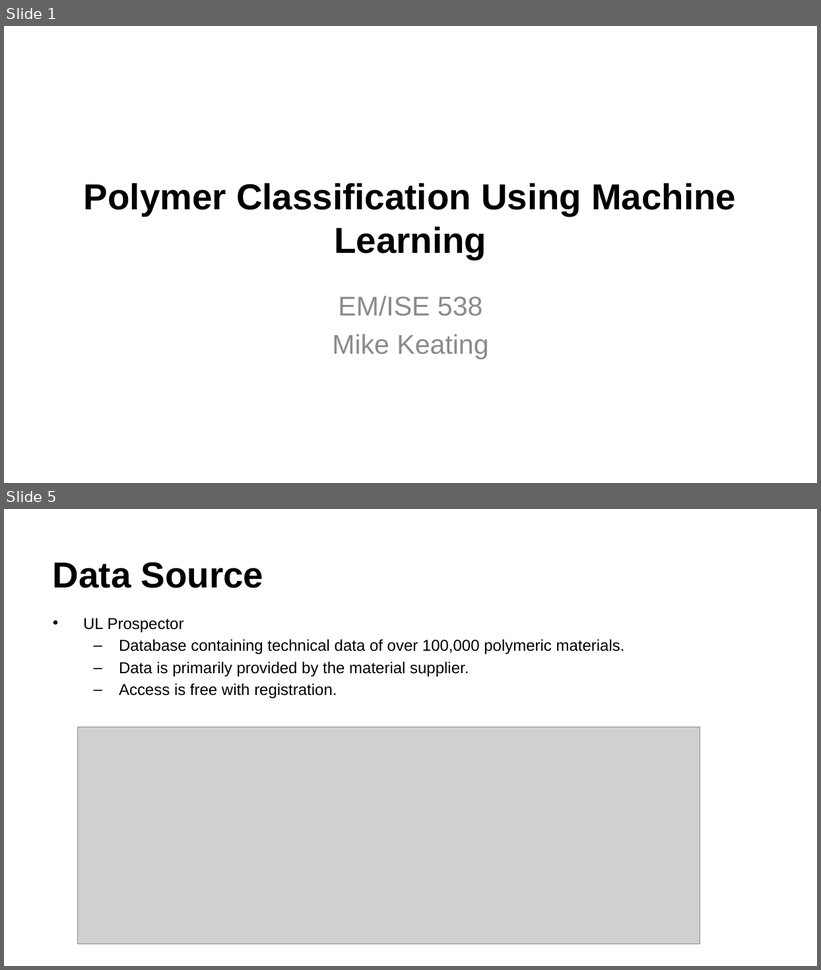
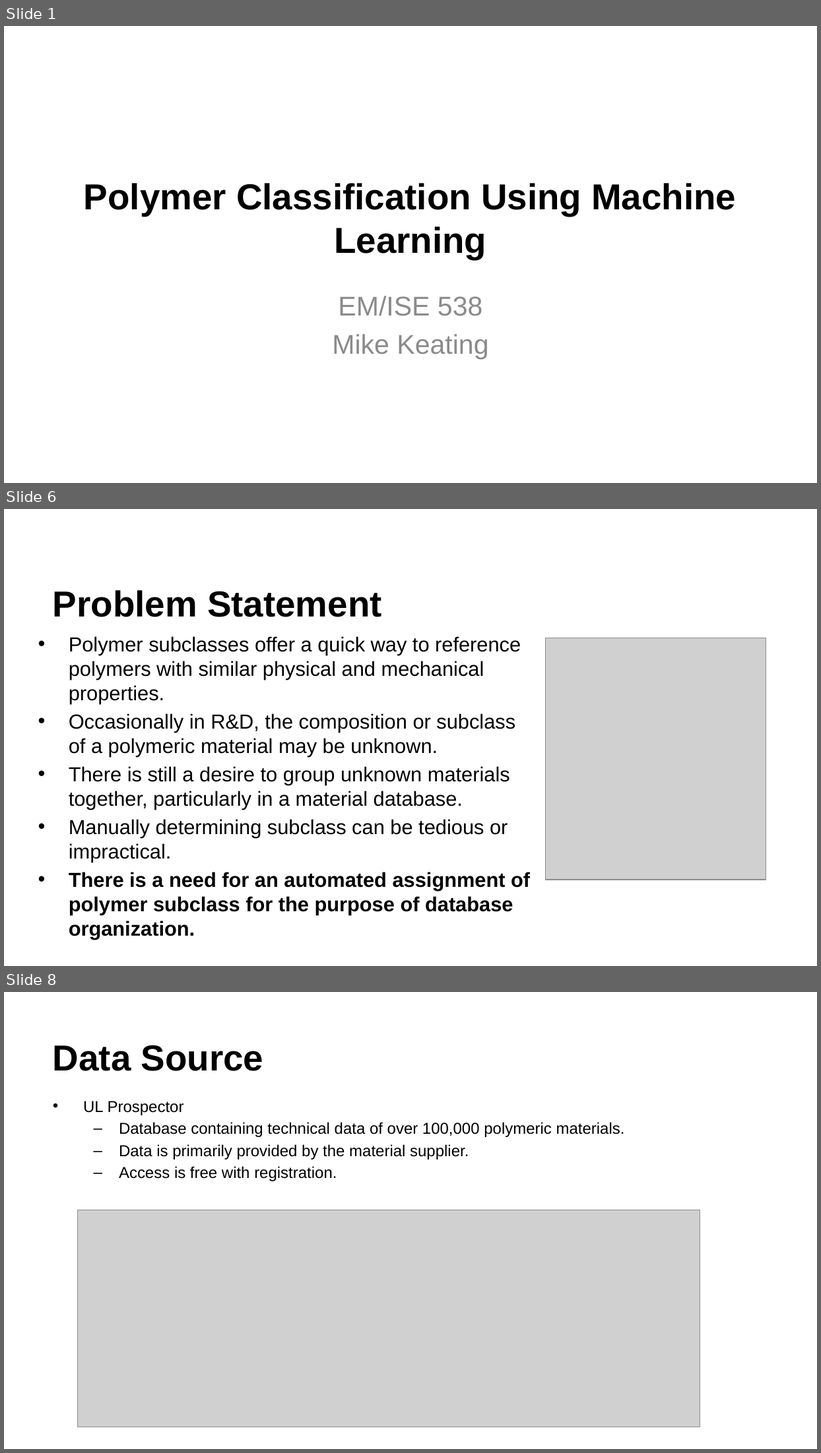
Before and after one commit to mike-keating-iv/ml-polymer-classification, a slide deck: presentation/ise538_final_presentation_keating.pptx. Shown one above the other, each under a label of ours: slides 1 and 5 before the commit, slides 1, 6 and 8 after it; the slides between them are not shown. The pictures are 821x970 and 821x1453 pixels, drawn with LibreOffice and Linux fonts; fonts in the diff are those of the drawing; grey boxes stand for pictures; background and template pictures are left out. Boxes give left, top, right and bottom in pixels: in the first picture for what was removed or moved away, otherwise in the second. Text is boxed around its words. In the diff, an @@ line names an element or a change of style, - is before the commit and + after.

```diff
--- a/presentation/ise538_final_presentation_keating.pptx
+++ b/presentation/ise538_final_presentation_keating.pptx
@@ slide 6 added at [4,509,817,966], background #FFFFFF @@
@@ title added at [53,590,382,617], 32 pt, text #000000, bold @@
+Problem Statement
@@ text added at [69,636,530,939], 18 pt, text #000000 @@
+• Polymer subclasses offer a quick way to reference polymers with similar physical and mechanical properties.
+• Occasionally in R&D, the composition or subclass of a polymeric material may be unknown.
+• There is still a desire to group unknown materials together, particularly in a material database.
+• Manually determining subclass can be tedious or impractical.
+• There is a need for an automated assignment of polymer subclass for the purpose of database organization.
@@ picture added at [546,638,766,881] @@
@@ what was slide 5 is now slide 8 @@
```
Also in this commit, not shown: 1 slide changed, 4 other slides added, 2 slides removed.
